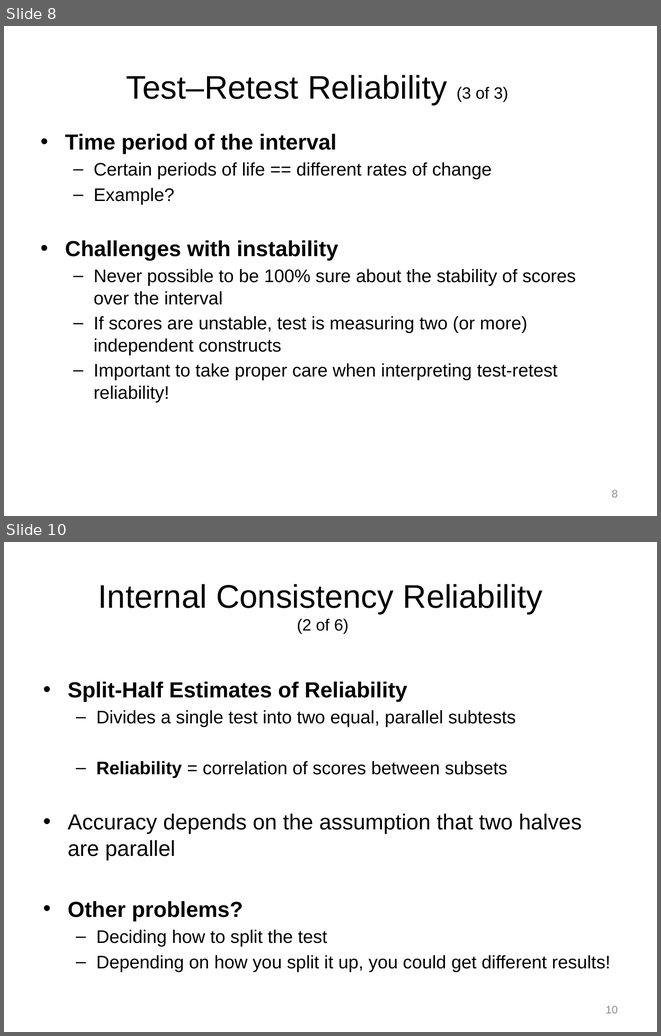
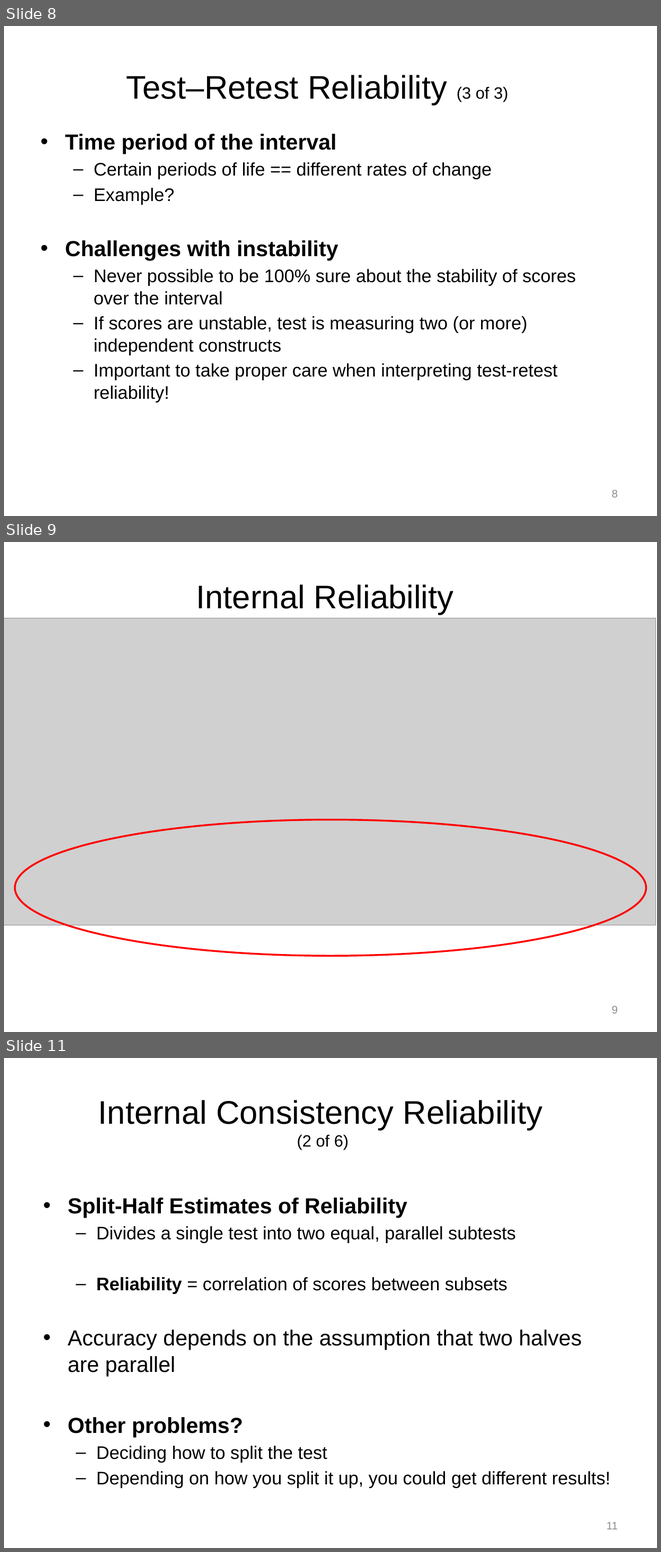
Before and after one commit to npm27/Teaching-Materials, a slide deck: Tests and Eval/Slides/6 Chapter 6.pptx. Shown one above the other, each under a label of ours: slides 8 and 10 before the commit, slides 8, 9 and 11 after it; the slides between them are not shown. The pictures are 661x1036 and 661x1552 pixels, drawn with LibreOffice and Linux fonts; fonts in the diff are those of the drawing; grey boxes stand for pictures. Boxes give left, top, right and bottom in pixels: in the first picture for what was removed or moved away, otherwise in the second. Text is boxed around its words. In the diff, an @@ line names an element or a change of style, - is before the commit and + after.

```diff
--- a/Tests and Eval/Slides/6 Chapter 6.pptx
+++ b/Tests and Eval/Slides/6 Chapter 6.pptx
@@ slide 9 added at (x1=4, y1=542, x2=657, y2=1032), background #FFFFFF @@
@@ title added at (x1=196, y1=584, x2=453, y2=615), 36 pt, text #000000 @@
+Internal Reliability
@@ picture added at (x1=4, y1=618, x2=656, y2=925) @@
@@ ellipse added at (x1=15, y1=820, x2=646, y2=955), outline #FF0000 2 pt @@
@@ page number added at (x1=612, y1=1006, x2=618, y2=1013), 12 pt, text #8C8C8C @@
+9
@@ what was slide 10 is now slide 11 @@
@@ page number at (x1=607, y1=1522, x2=618, y2=1529): text changed @@
-10
+11
```
Also in this commit, not shown: 2 slides changed, 3 other files.
